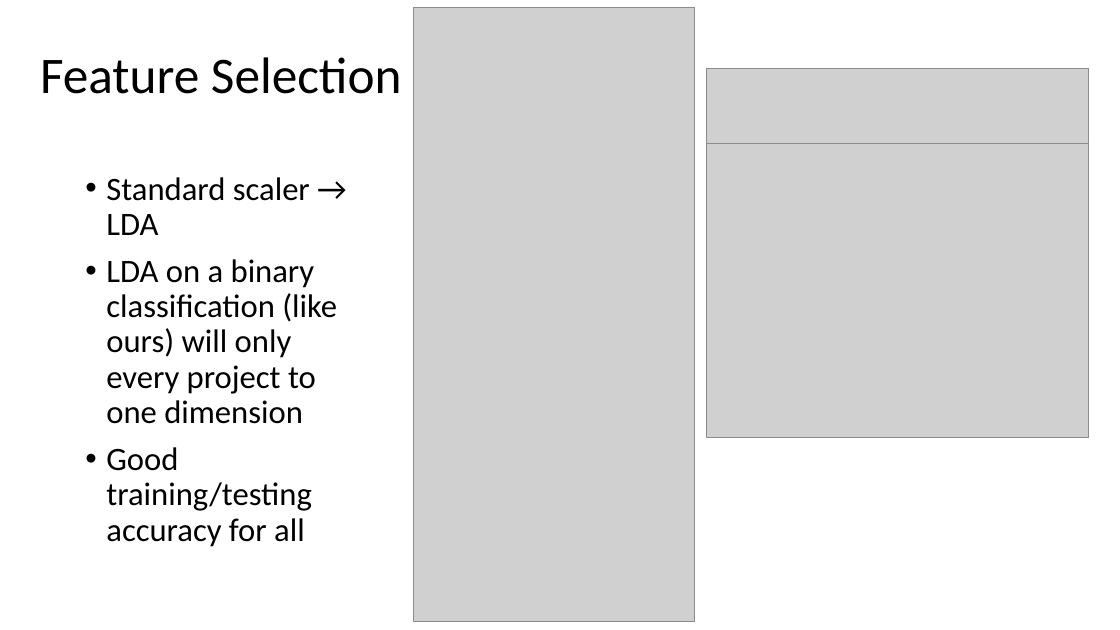
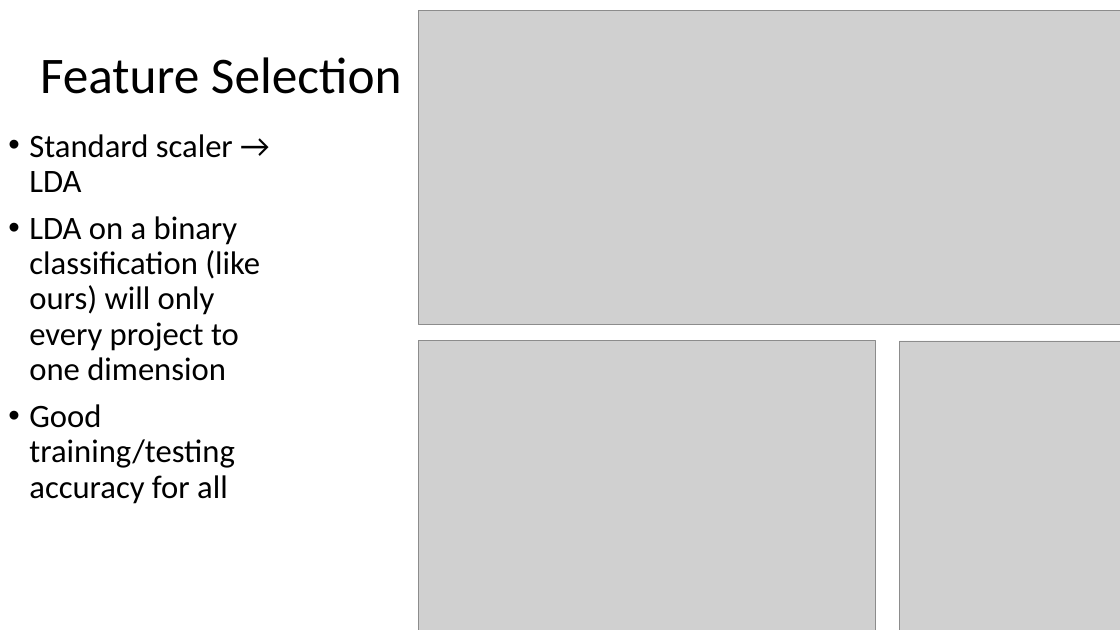
Before and after one commit to McGrathWormStuff/Image_Processing, a slide deck: slide 12 of Image Processing Presentation.pptx. Drawn at 1120x630 pixels with LibreOffice and Linux fonts; fonts in the diff are those of the drawing; grey boxes stand for pictures. Boxes give left, top, right and bottom in pixels: in the first picture for what was removed or moved away, otherwise in the second. Text is boxed around its words. In the diff, an @@ line names an element or a change of style, - is before the commit and + after.

```diff
--- a/Image Processing Presentation.pptx
+++ b/Image Processing Presentation.pptx
@@ picture removed at [413, 8, 695, 622] @@
@@ picture added at [418, 11, 1120, 324] @@
@@ picture removed at [707, 68, 1089, 144] @@
@@ text "Standard scaler → LDA": place and size @@
-text "Standard scaler → LDA" at [106, 177, 337, 547]
+text "Standard scaler → LDA" at [29, 134, 260, 504]
@@ picture removed at [707, 144, 1089, 438] @@
@@ picture added at [418, 340, 875, 630] @@
@@ picture added at [900, 341, 1120, 630] @@
```
Also in this commit, not shown: 5 other slides changed, 8 slides added, 4 slides removed.
